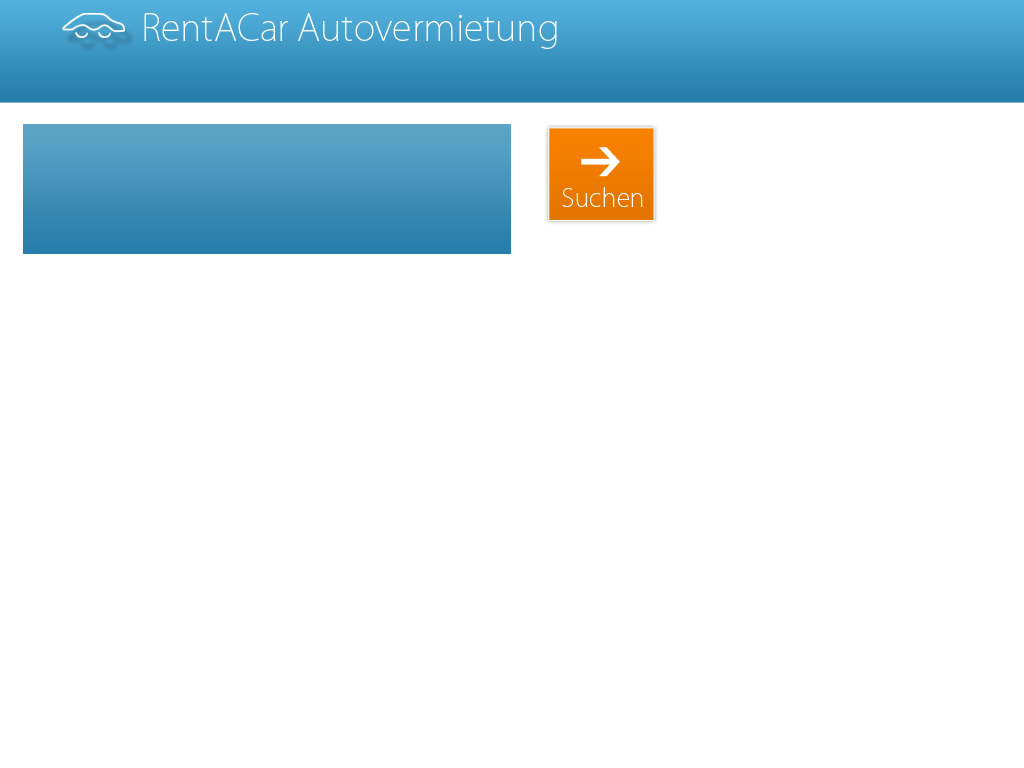
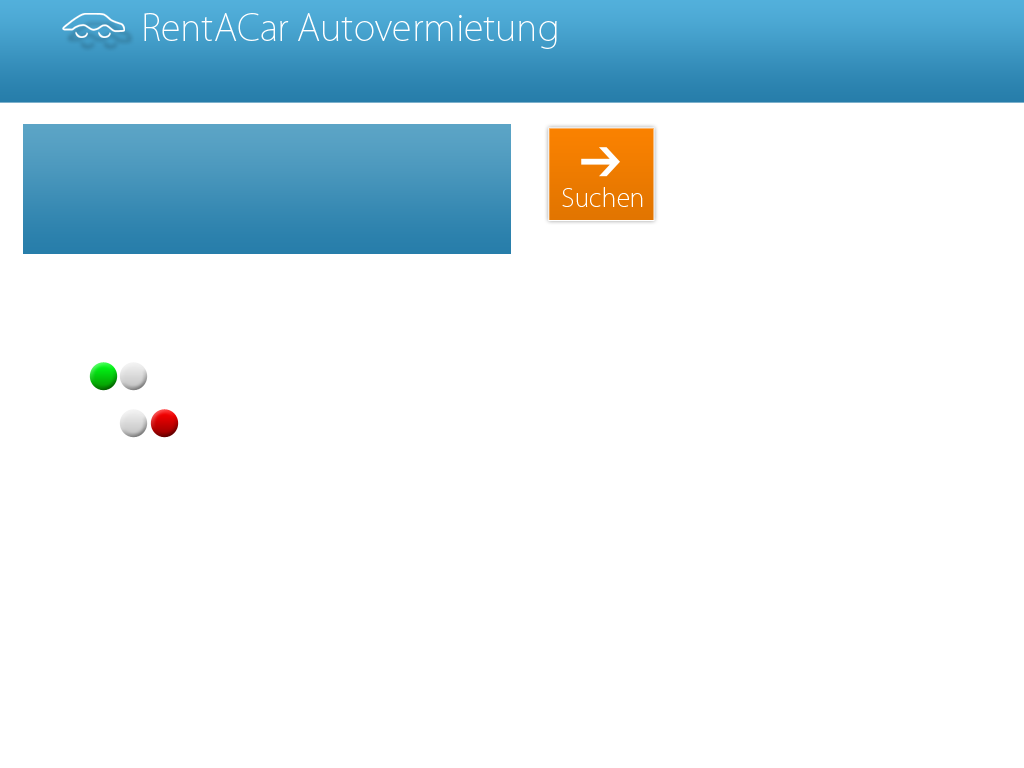
Before/after of a 1024px x 768px layered artwork. What changed in the layer stack:
added layer "kreis_gray Kopie" above "kreis_gray" over 119, 409, 148, 438
added layer "kreis_gray" above "kreis_red" over 119, 362, 148, 391
added layer "kreis_red" above "kreis_green" over 150, 409, 179, 438
added layer "kreis_green" above "Auto Kopie" over 89, 362, 118, 391
hid "Hintergrund" over 89, 362, 179, 438
